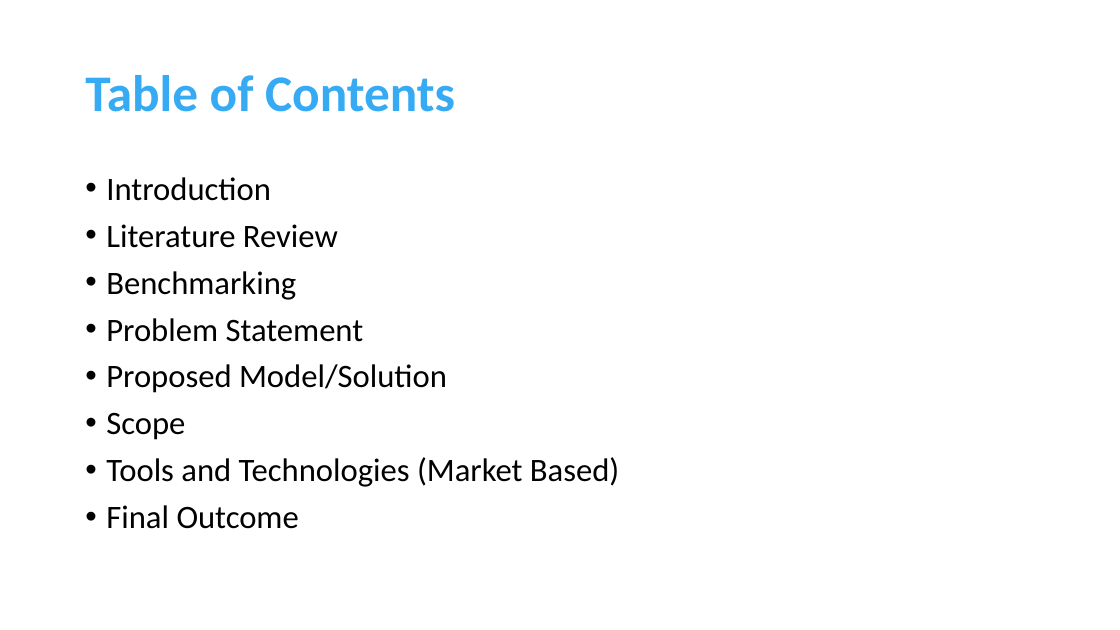
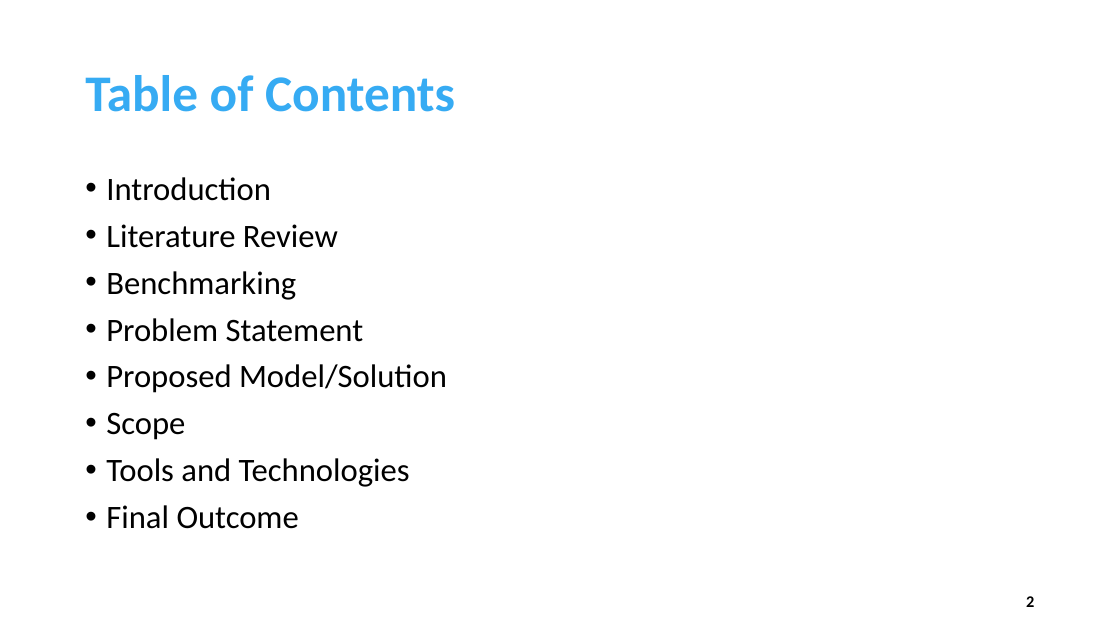
Before and after one commit to muhammadahsanmirza/fyp-constituency-connect, a slide deck: slide 2 of 4 - Idea Evaluation/Idea Evaluation Slides - Working Draft.pptx. Drawn at 1120x630 pixels with LibreOffice and Linux fonts; fonts in the diff are those of the drawing. Boxes give left, top, right and bottom in pixels: in the first picture for what was removed or moved away, otherwise in the second. Text is boxed around its words. In the diff, an @@ line names an element or a change of style, - is before the commit and + after.

```diff
--- a/4 - Idea Evaluation/Idea Evaluation Slides - Working Draft.pptx
+++ b/4 - Idea Evaluation/Idea Evaluation Slides - Working Draft.pptx
@@ text at [106, 177, 447, 529]: alignment left to justified @@
@@ text at [106, 458, 410, 487]: text changed @@
-• Tools and Technologies (Market Based)
+• Tools and Technologies
@@ page number added at [1026, 596, 1034, 607], 14 pt, text #000000, bold @@
+2
```
Also in this commit, not shown: 22 other slides changed, 4 slides added, 9 slides removed, 13 other files.
